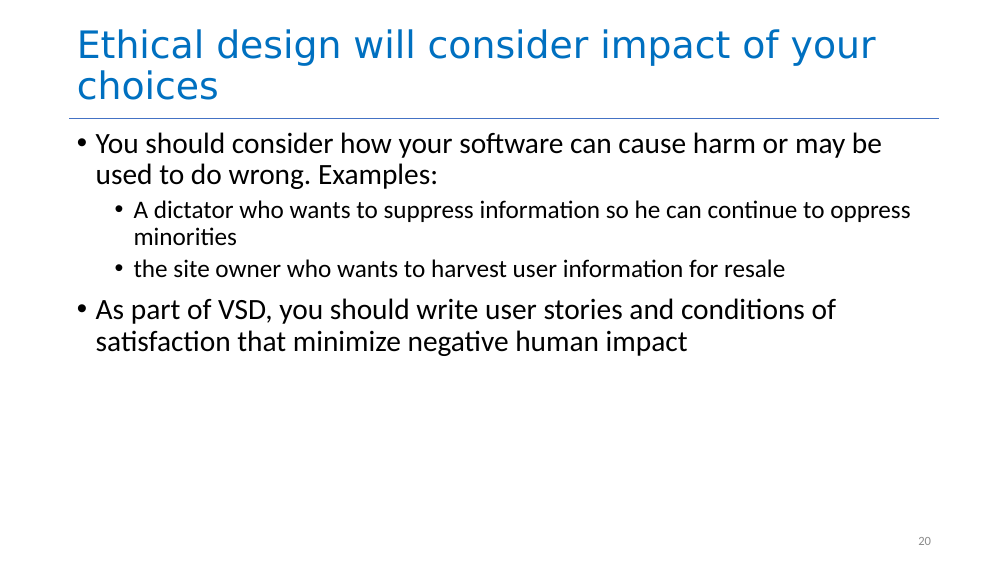
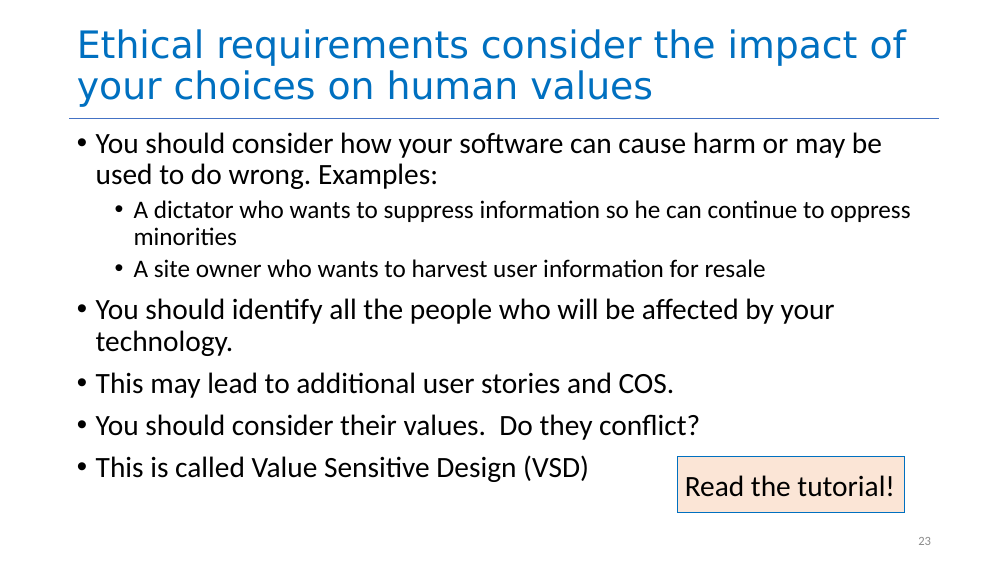
Before and after one commit to yashburshe/CS4530-Fall-2025, a slide deck: slide 23 of Slides/Module 01.2 Requirements Gathering.pptx (slide 20 before the commit). Drawn at 1008x567 pixels with LibreOffice and Linux fonts; fonts in the diff are those of the drawing. Boxes give left, top, right and bottom in pixels: in the first picture for what was removed or moved away, otherwise in the second. Text is boxed around its words. In the diff, an @@ line names an element or a change of style, - is before the commit and + after.

```diff
--- a/Slides/Module 01.2 Requirements Gathering.pptx
+++ b/Slides/Module 01.2 Requirements Gathering.pptx
@@ title at bbox=[77, 29, 906, 107]: text changed @@
-Ethical design will consider impact of your choices
+Ethical requirements consider the impact of your choices on human values
@@ text at bbox=[96, 259, 835, 482]: text changed @@
-  • the site owner who wants to harvest user information for resale
-• As part of VSD, you should write user stories and conditions of satisfaction that minimize negative human impact
+  • A site owner who wants to harvest user information for resale
+• You should identify all the people who will be affected by your technology.
+• This may lead to additional user stories and COS.
+• You should consider their values. Do they conflict?
+• This is called Value Sensitive Design (VSD)
@@ rectangle added at bbox=[678, 456, 904, 513], fill #FBE5D6, outline #0070C0 1 pt, 28 pt, text #000000 @@
+Read the tutorial!
@@ page number at bbox=[918, 537, 931, 545]: text changed @@
-20
+23
```
Also in this commit, not shown: 9 other slides changed, 2 slides added, 9 slides removed, 1 other file.
